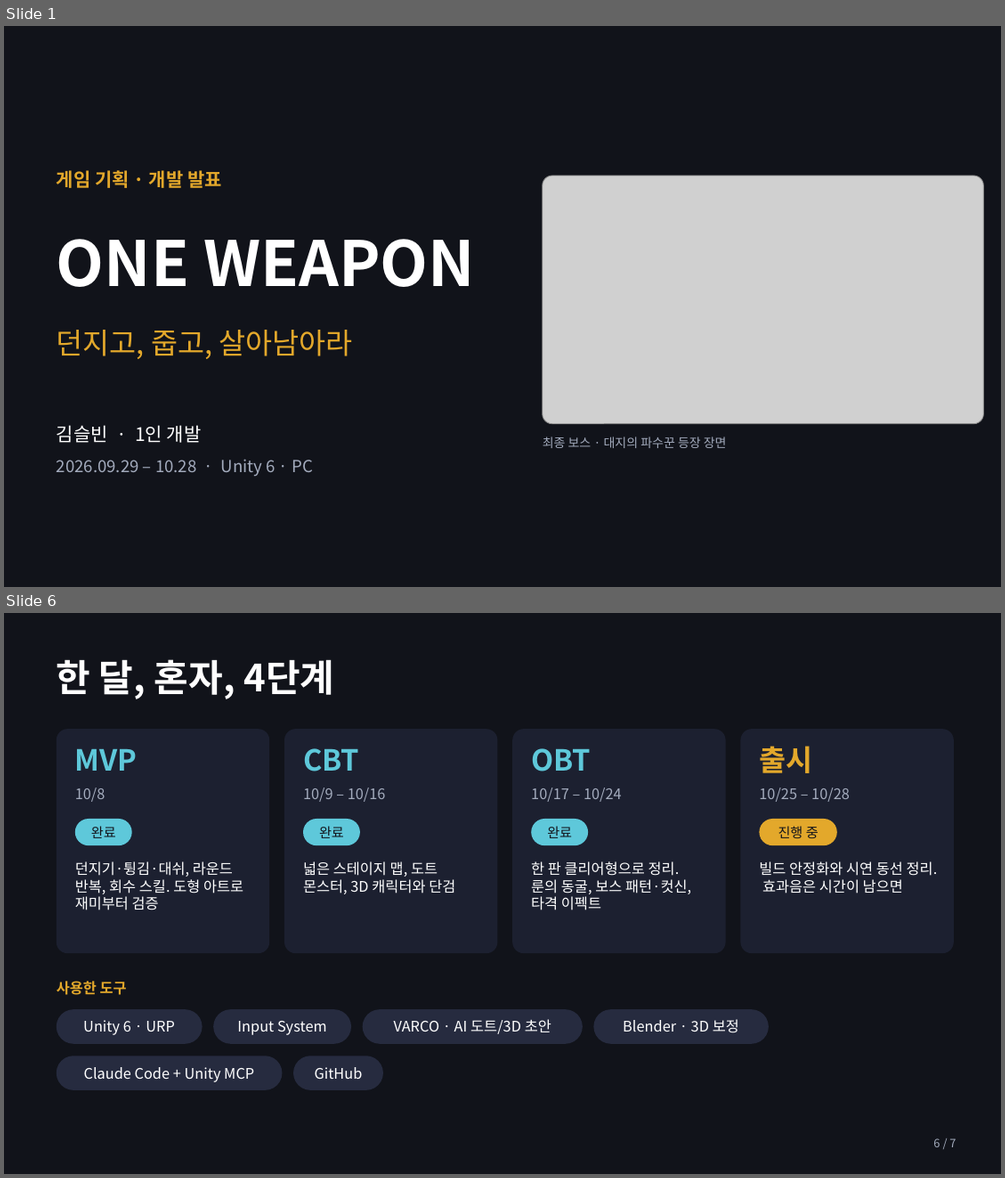
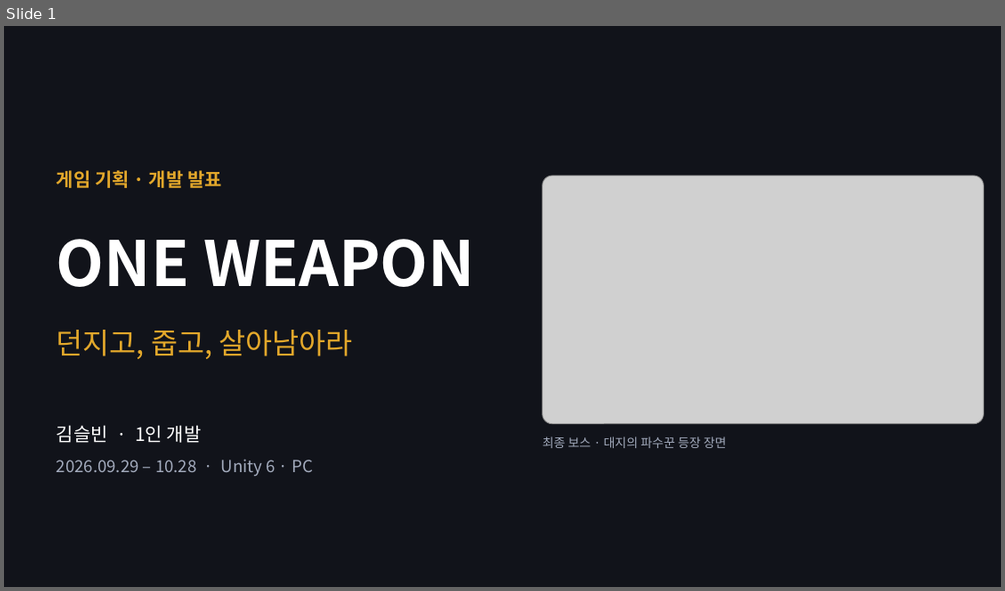
Before and after one commit to ayakana34/One-Project, a slide deck: Docs/One Weapon 발표자료.pptx. Shown one above the other, each under a label of ours: slides 1 and 6 before the commit, slide 1 after it; the slides between them are not shown. The pictures are 1005x1178 and 1005x591 pixels, drawn with LibreOffice and Linux fonts; fonts in the diff are those of the drawing; grey boxes stand for pictures. Boxes give left, top, right and bottom in pixels: in the first picture for what was removed or moved away, otherwise in the second. Text is boxed around its words. In the diff, an @@ line names an element or a change of style, - is before the commit and + after.

```diff
--- a/Docs/One Weapon 발표자료.pptx
+++ b/Docs/One Weapon 발표자료.pptx
@@ slide 6 removed at <box>4,613,1001,1174</box>, background #11131A @@
@@ text removed at <box>57,659,334,699</box> @@
-한 달, 혼자, 4단계
@@ rounded rectangle removed at <box>57,729,269,953</box> @@
@@ rounded rectangle removed at <box>284,729,498,953</box> @@
@@ rounded rectangle removed at <box>512,729,726,953</box> @@
@@ rounded rectangle removed at <box>741,729,954,953</box> @@
@@ text removed at <box>759,746,812,773</box> @@
-출시
@@ text removed at <box>75,749,138,771</box> @@
-MVP
@@ text removed at <box>303,748,359,771</box> @@
-CBT
@@ text removed at <box>531,748,591,771</box> @@
-OBT
@@ text removed at <box>75,787,105,802</box> @@
-10/8
@@ text removed at <box>303,787,386,802</box> @@
-10/9 – 10/16
@@ text removed at <box>531,787,622,802</box> @@
-10/17 – 10/24
@@ text removed at <box>759,787,850,802</box> @@
-10/25 – 10/28
@@ rounded rectangle removed at <box>75,819,132,845</box> @@
-완료
@@ rounded rectangle removed at <box>303,819,360,845</box> @@
-완료
@@ rounded rectangle removed at <box>531,819,588,845</box> @@
-완료
@@ rounded rectangle removed at <box>760,819,837,845</box> @@
-진행 중
@@ text removed at <box>75,861,243,910</box> @@
-던지기·튕김·대쉬, 라운드 반복, 회수 스킬. 도형 아트로 재미부터 검증
@@ text removed at <box>303,861,455,894</box> @@
-넓은 스테이지 맵, 도트 몬스터, 3D 캐릭터와 단검
@@ text removed at <box>531,861,691,910</box> @@
-한 판 클리어형으로 정리. 룬의 동굴, 보스 패턴·컷신, 타격 이펙트
@@ text removed at <box>759,861,938,893</box> @@
-빌드 안정화와 시연 동선 정리. 효과음은 시간이 남으면
@@ text removed at <box>57,981,127,995</box> @@
-사용한 도구
@@ rounded rectangle removed at <box>57,1009,202,1044</box> @@
-Unity 6 · URP
@@ rounded rectangle removed at <box>213,1009,351,1044</box> @@
-Input System
@@ rounded rectangle removed at <box>362,1009,582,1044</box> @@
-VARCO · AI 도트/3D 초안
@@ rounded rectangle removed at <box>594,1009,769,1044</box> @@
-Blender · 3D 보정
@@ rounded rectangle removed at <box>57,1055,283,1090</box> @@
-Claude Code + Unity MCP
@@ rounded rectangle removed at <box>293,1055,383,1090</box> @@
-GitHub
@@ text removed at <box>933,1138,955,1147</box> @@
-6 / 7
```
Also in this commit, not shown: 5 slides changed.
